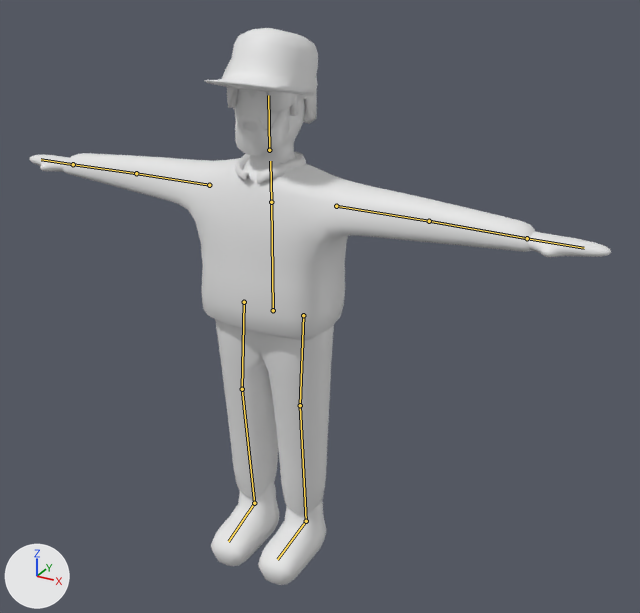
Two versions of the Blender file blender/human.blend, one commit apart.
Rendered twice from a 50 mm lens placed at (1.54, -2.35, 2.28), pointed at (0.16, 0.17, 1.02). Every picture has the same lights, and +X, +Y and +Z are marked at lower left. The bones that bend it are drawn over the model as lines.

Objects in the first picture: 'human'.
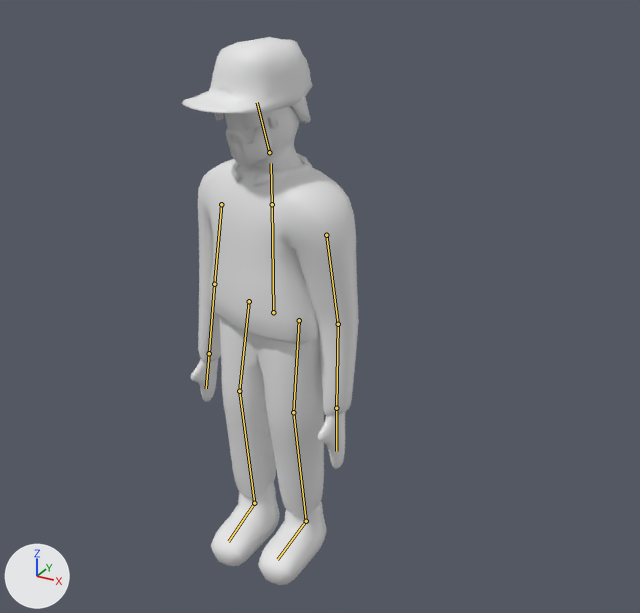
The newer file adds an action. The first version stands in its rest pose; the second is drawn at frame 92 of the action 'idle_loop'.

Pixel boxes [x1, y1, x2, y2] of what changed, in the pictures (640 x 613 px):
'human', posed (69% narrower): before [29, 28, 611, 585]; after [182, 37, 359, 585]
bone 'Body', root to tip: before (273, 310) to (271, 202); after (273, 312) to (272, 204)
bone 'L_arm', root to tip: before (336, 206) to (429, 221); after (326, 235) to (338, 324)
bone 'L_wrist', root to tip: before (429, 221) to (527, 238); after (338, 324) to (336, 408)
bone 'head', root to tip: before (269, 150) to (268, 95); after (269, 152) to (257, 102)
bone 'R_arm', root to tip: before (209, 185) to (136, 173); after (221, 204) to (214, 284)

Edits to the bpy script that builds the scene:
```text
Change bone_body:
    where bone_body = bpy.data.objects['Armature'].pose.bones['Body']
    bone_body.location: (0.0, 0.0, 0.0) -> (0.0, -0.009, 0.0)
    bone_body.rotation_quaternion: (1.0, 0.0, 0.0, 0.0) -> (0.994, 0.0, -0.113, -0.001)  # degrees (0, 0, 0) -> degrees (0, -13, 0)
Change bone_l_arm:
    where bone_l_arm = bpy.data.objects['Armature'].pose.bones['L_arm']  # child of 'Body'
    bone_l_arm.location: (0.0, 0.0, 0.0) -> (0.076, 0.0, 0.0)
    bone_l_arm.rotation_quaternion: (1.0, 0.0, 0.0, 0.0) -> (0.733, -0.034, 0.038, -0.679)  # degrees (0, 0, 0) -> degrees (-6, 1, -86)
Change bone_l_wrist:
    where bone_l_wrist = bpy.data.objects['Armature'].pose.bones['L_wrist']  # child of 'L_arm'
    bone_l_wrist.rotation_quaternion: (1.0, 0.0, 0.0, 0.0) -> (0.991, 0.092, -0.006, 0.001)  # degrees (0, 0, 0) -> degrees (11, -1, 0)
Change bone_head:
    where bone_head = bpy.data.objects['Armature'].pose.bones['head']  # child of 'neck'
    bone_head.rotation_quaternion: (1.0, 0.0, 0.0, 0.0) -> (0.983, 0.142, -0.076, -0.007)  # degrees (0, 0, 0) -> degrees (17, -9, -2)
Change bone_r_arm:
    where bone_r_arm = bpy.data.objects['Armature'].pose.bones['R_arm']  # child of 'Body'
    bone_r_arm.location: (0.0, 0.0, 0.0) -> (-0.076, 0.0, 0.0)
    bone_r_arm.rotation_quaternion: (1.0, 0.0, 0.0, 0.0) -> (0.763, 0.007, 0.006, 0.646)  # degrees (0, 0, 0) -> degrees (1, 0, 81)
```
